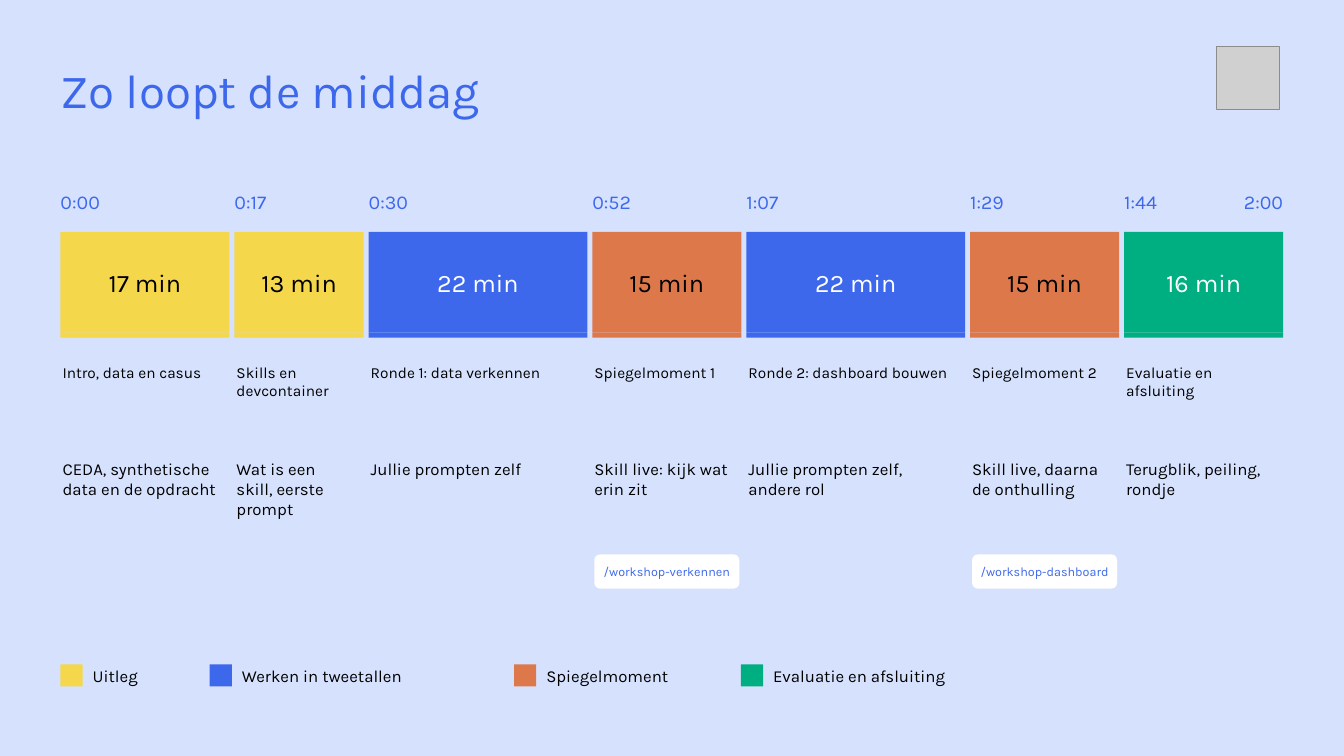
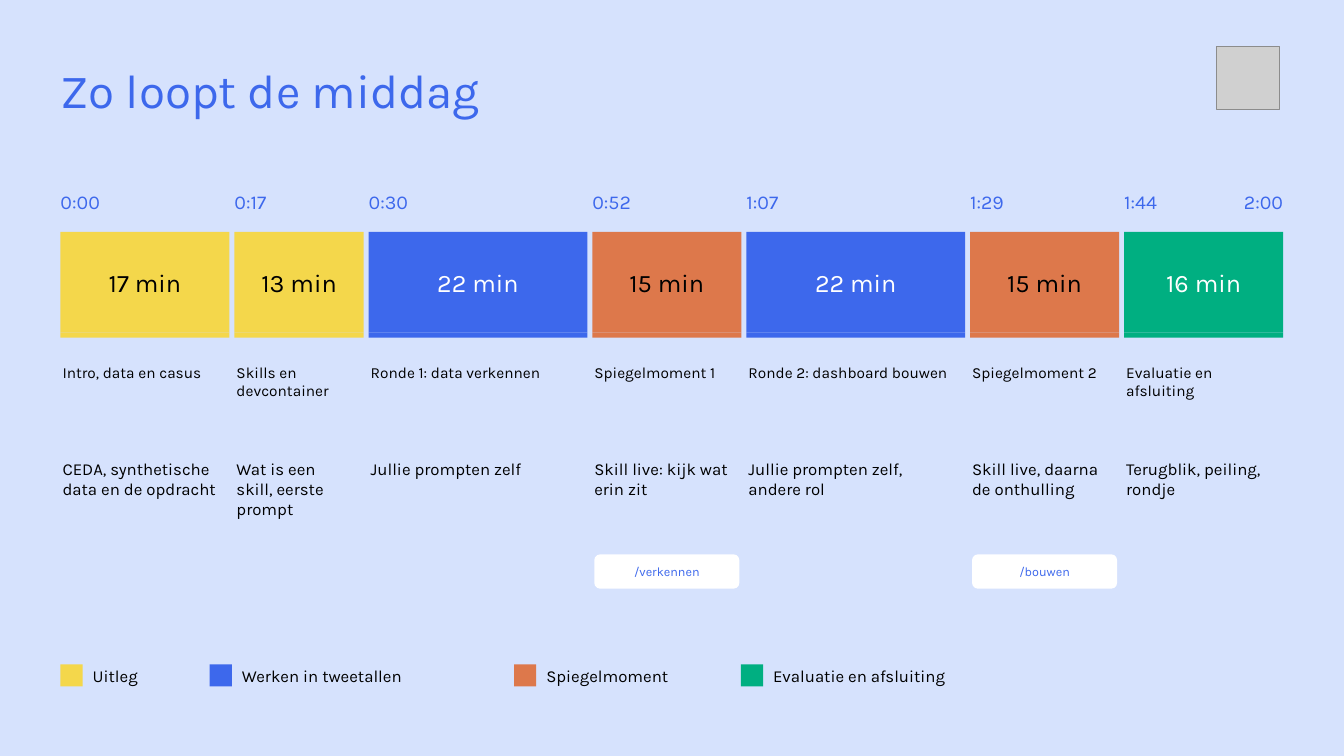
Before and after one commit to cedanl/clidev-presentaties, a slide deck: slide 3 of workshop-rad/exports/261005_workshop_rad_uitvoering.pptx. Drawn at 1344x756 pixels with LibreOffice and Linux fonts; fonts in the diff are those of the drawing; grey boxes stand for pictures. Boxes give left, top, right and bottom in pixels: in the first picture for what was removed or moved away, otherwise in the second. Text is boxed around its words. In the diff, an @@ line names an element or a change of style, - is before the commit and + after.

```diff
--- a/workshop-rad/exports/261005_workshop_rad_uitvoering.pptx
+++ b/workshop-rad/exports/261005_workshop_rad_uitvoering.pptx
@@ text in rounded rectangle at <box>634,567,700,577</box>: text changed @@
-/workshop-verkennen
+/verkennen
@@ text in rounded rectangle at <box>1019,567,1070,577</box>: text changed @@
-/workshop-dashboard
+/bouwen
```
Also in this commit, not shown: 9 other slides changed, 3 slides added, 25 other files.
